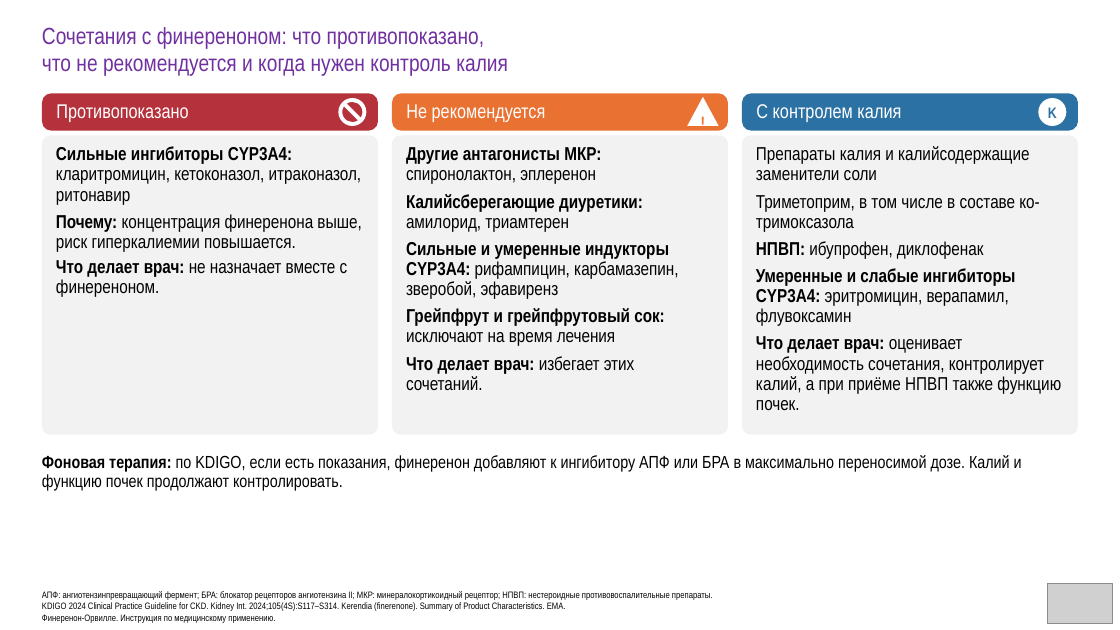
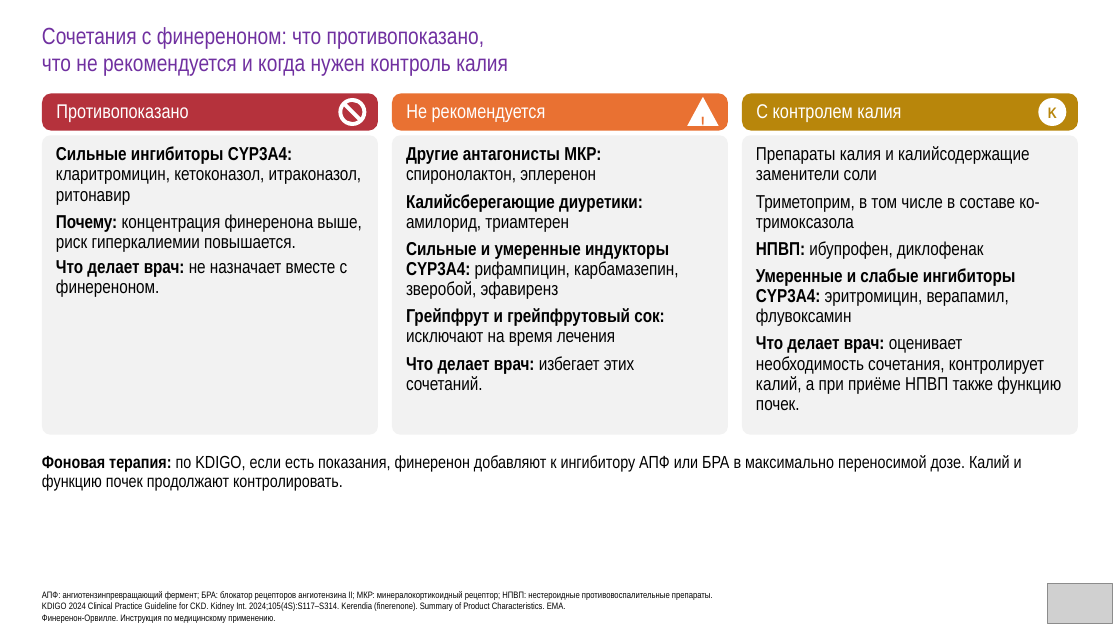
Before and after one commit to drabdulbosit1-eng/my-test-cloud, a slide deck: slide 30 of finerenone/Finerenone_Levin_reviewed.pptx. Drawn at 1120x630 pixels with LibreOffice and Linux fonts; fonts in the diff are those of the drawing; grey boxes stand for pictures. Boxes give left, top, right and bottom in pixels: in the first picture for what was removed or moved away, otherwise in the second. Text is boxed around its words. In the diff, an @@ line names an element or a change of style, - is before the commit and + after.

```diff
--- a/finerenone/Finerenone_Levin_reviewed.pptx
+++ b/finerenone/Finerenone_Levin_reviewed.pptx
@@ rounded rectangle "С контролем калия" at box(742, 93, 1078, 130): fill #2C71A4 to #B8860B @@
@@ ellipse "K" at box(1038, 98, 1066, 126): text colour #2C71A4 to #B8860B @@
```
Also in this commit, not shown: 2 other slides changed, 1 other file.
